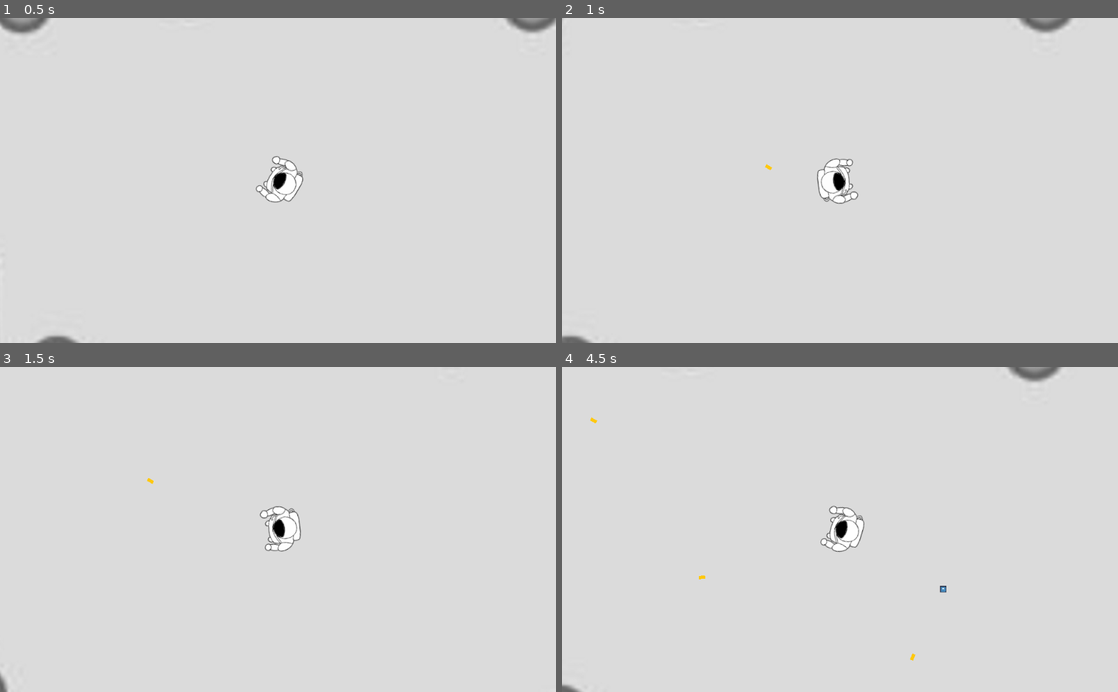
Above: before the commit, frames 1-4 (two rows, left to right).
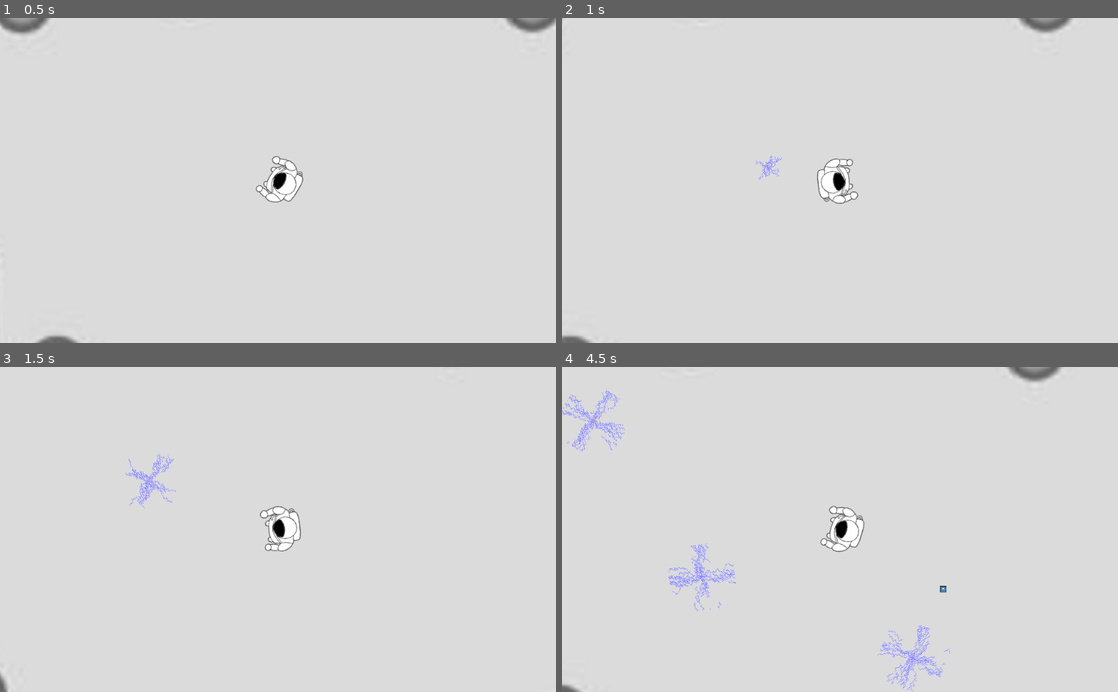
Above: after the commit, the same moments.

Repository: Tretjak/Projekt-vt21
Game: Godot game, scene res://main.tscn
Two runs of this game, one before a commit and one after it. Both use one fixed random seed, a clock stepped at 60 frames per second and the inputs below. The engine's default icon, where the game draws it, is replaced by a stand-in: a white triangle on a blue panel in a dark square. Sound files missing from this copy of the repository are replaced by a short silence.
Inputs (mouse positions are in pixels of both pictures, inside the frame that each line leads up to):
- Up to frame 1 (0.5 s): no input
- Up to frame 2 (1 s): tap Enter (ui_accept) at 0.5, 0.77 s; move the mouse to (962, 164) at 0.52 s; hold Right (ui_right) from 0.53 s (still down)
- Up to frame 3 (1.5 s): move the mouse to (166, 545) at 1.27 s; release Right (ui_right) at 1.28 s; hold Down (ui_down) from 1.28 s (still down)
- Up to frame 4 (4.5 s): tap Enter (ui_accept) at 1.52, 3.02, 3.77 s; move the mouse to (895, 458) at 2.02 s; release Down (ui_down) at 2.03 s; hold Right (ui_right) 2.03-2.78 s; move the mouse to (812, 594) at 2.77 s; hold Up (ui_up) 2.78-3.53 s; move the mouse to (1006, 578) at 3.52 s; hold Left (ui_left) from 3.53 s (still down); move the mouse to (673, 480) at 4.27 s

Frame 1 is identical in both runs. In frame 2, 0.1% of the frame differs, in the area x 34-40%, y 42-50%; in frame 3, 0.4%; in frame 4, 1.7%, in the area x 0-70%, y 7-100%.

Commit message:
Äntligen fixat elskott

Diff:
--- /dev/null
+++ b/Projekt vt21/Blixt.gd
@@ -0,0 +1,21 @@
+extends Sprite
+
+
+# Declare member variables here. Examples:
+# var a = 2
+# var b = "text"
+
+
+# Called when the node enters the scene tree for the first time.
+func _ready():
+	pass # Replace with function body.
+
+
+# Called every frame. 'delta' is the elapsed time since the previous frame.
+#func _process(delta):
+#	pass
+
+
+func _on_Timer_timeout():
+	queue_free()
+	pass # Replace with function body.
--- a/Projekt vt21/Blixt.tscn
+++ b/Projekt vt21/Blixt.tscn
@@ -1,6 +1,14 @@
-[gd_scene load_steps=2 format=2]
+[gd_scene load_steps=3 format=2]
 
 [ext_resource path="res://Assets/Grafik/Blixt.png" type="Texture" id=1]
+[ext_resource path="res://Blixt.gd" type="Script" id=2]
 
 [node name="Sprite" type="Sprite"]
 texture = ExtResource( 1 )
+script = ExtResource( 2 )
+
+[node name="Timer" type="Timer" parent="."]
+wait_time = 0.5
+one_shot = true
+autostart = true
+[connection signal="timeout" from="Timer" to="." method="_on_Timer_timeout"]
--- a/Projekt vt21/Blixtstrålar.tscn
+++ b/Projekt vt21/Blixtstrålar.tscn
@@ -4,3 +4,8 @@
 
 [node name="Blixtstrålar" type="Node2D"]
 script = ExtResource( 1 )
+
+[node name="Timer" type="Timer" parent="."]
+one_shot = true
+autostart = true
+[connection signal="timeout" from="Timer" to="." method="_on_Timer_timeout"]
--- a/Projekt vt21/Elskott.gd
+++ b/Projekt vt21/Elskott.gd
@@ -13,3 +13,7 @@
 
 func _process(delta):
 	position += transform.x * speed * delta
+	var shot = load("res://Blixtstrålar.tscn").instance()
+	#var spawn = get_node("pew/Position2D")
+	#shot.position = get_global_position()
+	add_child(shot)
--- a/Projekt vt21/Player.gd
+++ b/Projekt vt21/Player.gd
@@ -22,7 +22,7 @@
 	if Input.is_action_pressed("ui_up"):
 		velocity.y -= 1
 	velocity = velocity.normalized() * speed
-	move_and_slide(velocity)
+	move_and_slide(velocity)*2
 	if Input.is_action_just_pressed("ui_accept"):
 		shoot()
 
--- a/Projekt vt21/Vlixtstrålar.gd
+++ b/Projekt vt21/Vlixtstrålar.gd
@@ -44,3 +44,12 @@
 		yspawn = position.y + 1
 		position.x += xspawn
 		position.y = yspawn
+	var shot = load("res://Blixt.tscn").instance()
+	#var spawn = get_node("pew/Position2D")
+	shot.position = position
+	get_parent().add_child(shot)
+
+
+func _on_Timer_timeout():
+	queue_free()
+	pass # Replace with function body.
